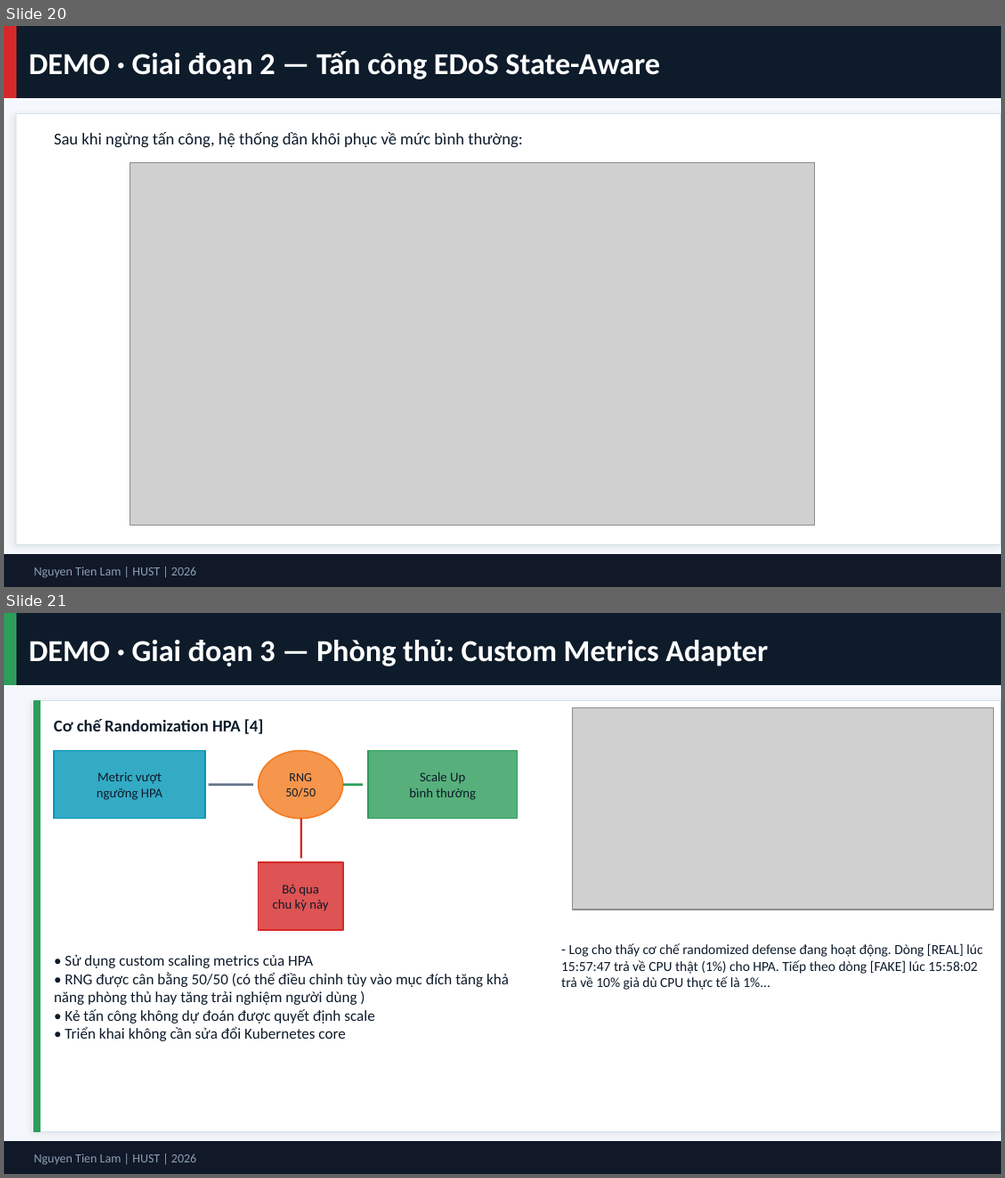
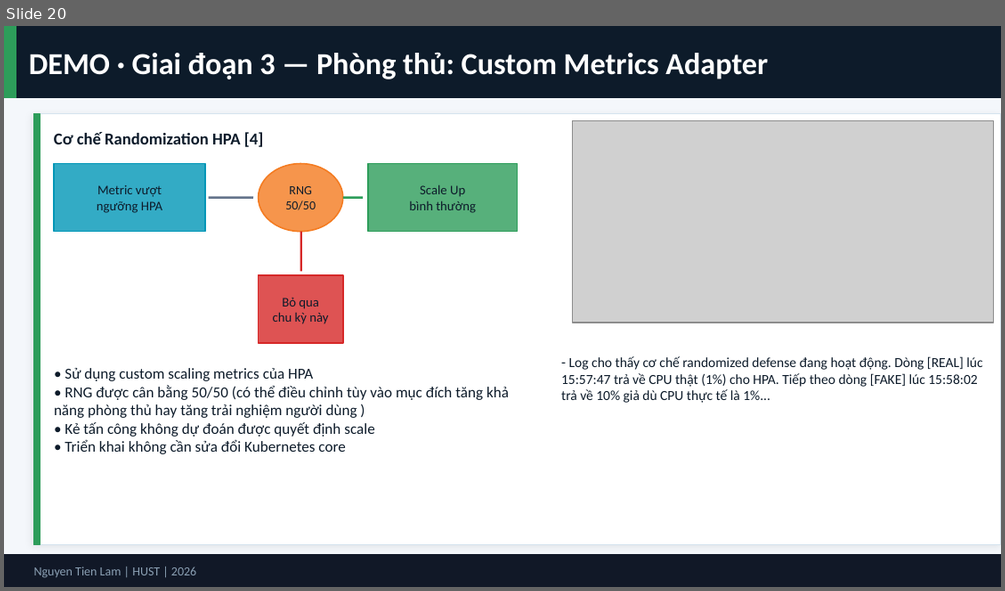
Before and after one commit to tienlamict/edos-demo, a slide deck: report/edos_slide.pptx. Shown one above the other, each under a label of ours: slides 20 and 21 before the commit, slide 20 after it. The pictures are 1005x1178 and 1005x591 pixels, drawn with LibreOffice and Linux fonts; fonts in the diff are those of the drawing; grey boxes stand for pictures. Boxes give left, top, right and bottom in pixels: in the first picture for what was removed or moved away, otherwise in the second. Text is boxed around its words. In the diff, an @@ line names an element or a change of style, - is before the commit and + after.

```diff
--- a/report/edos_slide.pptx
+++ b/report/edos_slide.pptx
@@ slide 20 removed at box(4, 26, 1001, 587), background #F4F7FB @@
@@ rectangle removed at box(4, 26, 1001, 98) @@
@@ rectangle removed at box(4, 26, 16, 98) @@
@@ text removed at box(29, 51, 660, 79) @@
-DEMO · Giai đoạn 2 — Tấn công EDoS State-Aware
@@ rectangle removed at box(16, 114, 1001, 544) @@
@@ text removed at box(54, 132, 523, 147) @@
-Sau khi ngừng tấn công, hệ thống dần khôi phục về mức bình thường:
@@ picture removed at box(130, 162, 816, 524) @@
@@ text removed at box(799, 470, 829, 483) @@
-Grafana — Replicas panel (baseline phase)
@@ rectangle removed at box(4, 555, 1001, 587) @@
@@ text removed at box(34, 566, 196, 578) @@
-Nguyen Tien Lam | HUST | 2026
@@ what was slide 21 is now slide 20 @@
```
Also in this commit, not shown: 5 slides changed.
